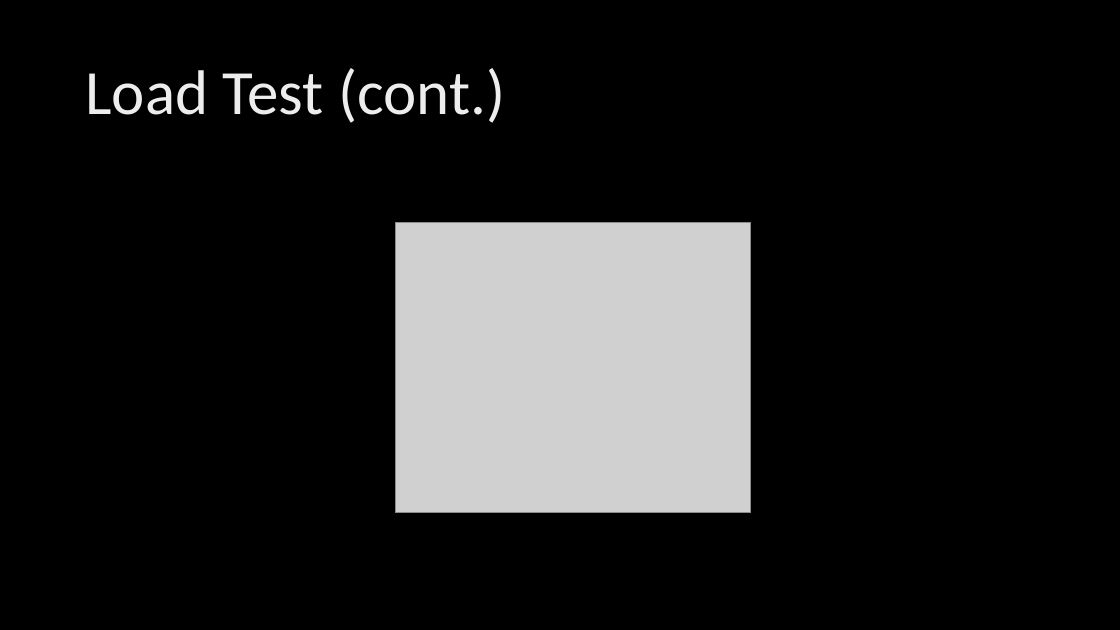
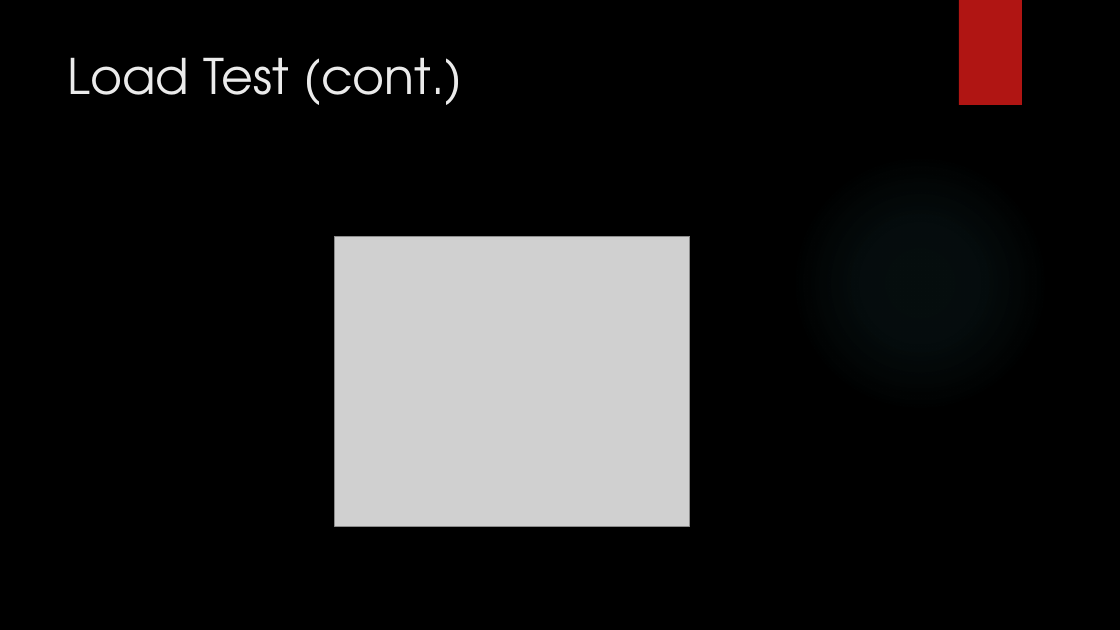
Before and after one commit to xinase/ASE, a slide deck: slide 35 of chapter13/ASE_13_Testing.pptx. Drawn at 1120x630 pixels with LibreOffice and Linux fonts; fonts in the diff are those of the drawing; grey boxes stand for pictures; background and template pictures are left out. Boxes give left, top, right and bottom in pixels: in the first picture for what was removed or moved away, otherwise in the second. Text is boxed around its words. In the diff, an @@ line names an element or a change of style, - is before the commit and + after.

```diff
--- a/chapter13/ASE_13_Testing.pptx
+++ b/chapter13/ASE_13_Testing.pptx
@@ rectangle added at <box>959,0,1022,105</box>, fill #B01513 @@
@@ title "Load Test (cont.)": place and size @@
-title "Load Test (cont.)" at <box>85,68,505,123</box>
+title "Load Test (cont.)" at <box>68,57,463,105</box>
@@ title "Load Test (cont.)" at <box>68,57,463,105</box>: size 54 to 42 pt, font Calibri to TeX Gyre Adventor, text colour gradient #BFBFBF to #EDEDED to #FFFFFF to #EBEBEB; line spacing 0.9 to 1; vertical alignment middle to top @@
@@ picture: place and size @@
-picture at <box>396,223,751,513</box>
+picture at <box>334,236,690,527</box>
```
Also in this commit, not shown: 43 other slides changed.
